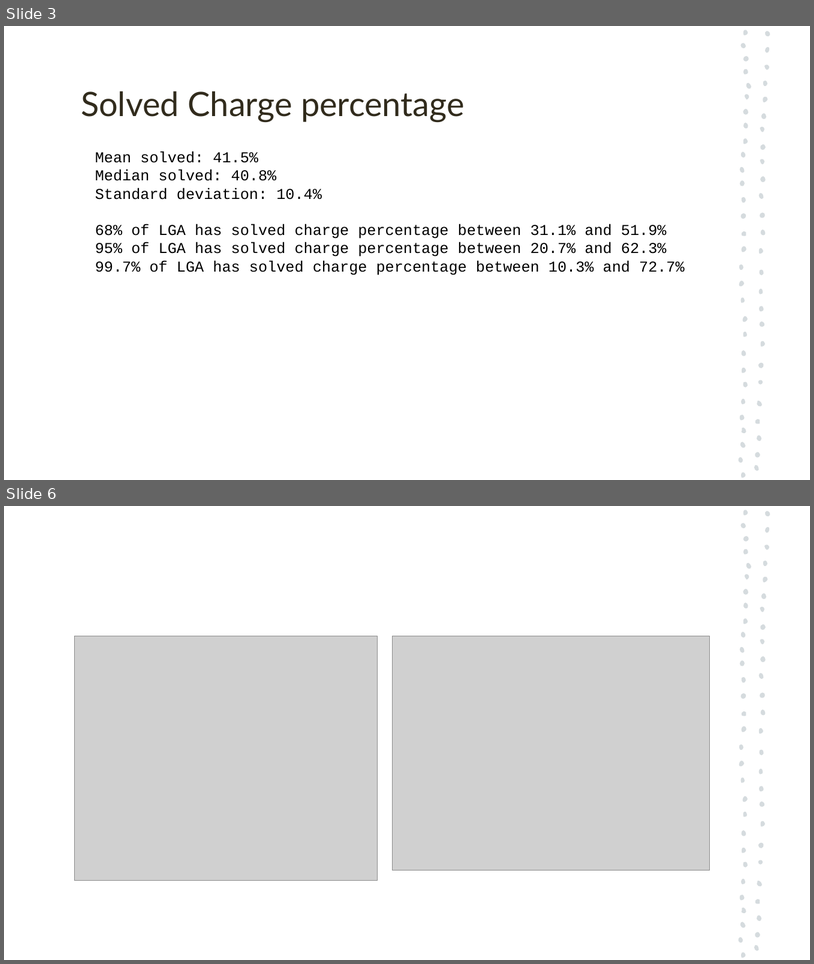
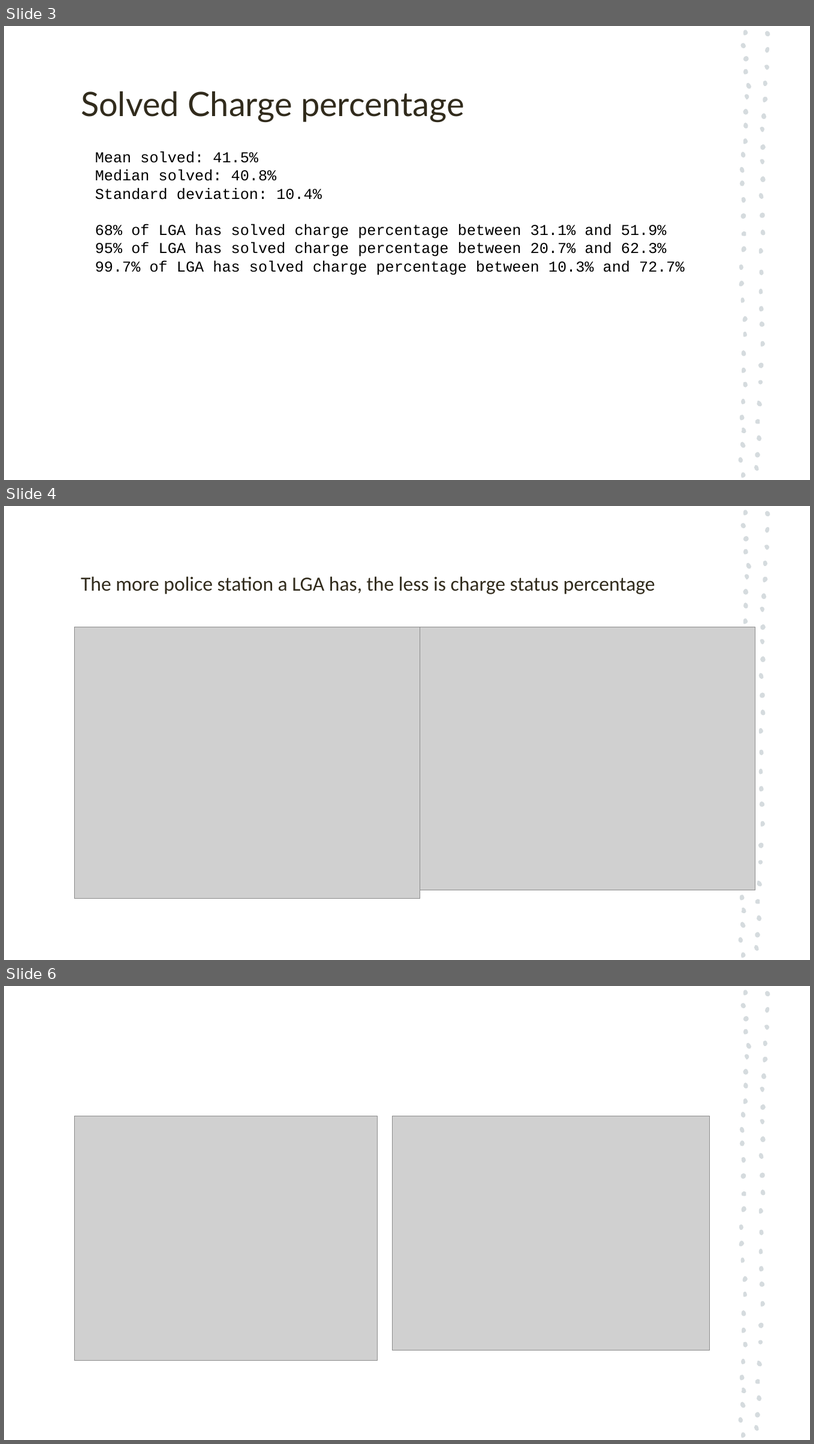
Before and after one commit to antoinetteboyle/Project-1, a slide deck: Crime_Victoria_PowerPoint_Presentation_temporary_Kelvin.pptx. Shown one above the other, each under a label of ours: slides 3 and 6 before the commit, slides 3, 4 and 6 after it; the slides between them are not shown. The pictures are 814x964 and 814x1444 pixels, drawn with LibreOffice and Linux fonts; fonts in the diff are those of the drawing; grey boxes stand for pictures. Boxes give left, top, right and bottom in pixels: in the first picture for what was removed or moved away, otherwise in the second. Text is boxed around its words. In the diff, an @@ line names an element or a change of style, - is before the commit and + after.

```diff
--- a/Crime_Victoria_PowerPoint_Presentation_temporary_Kelvin.pptx
+++ b/Crime_Victoria_PowerPoint_Presentation_temporary_Kelvin.pptx
@@ slide 4 added at (x1=4, y1=506, x2=810, y2=960), background #FFFFFF; not listed: 41 template elements that a slide beside it also shows @@
@@ title added at (x1=81, y1=576, x2=656, y2=594), 24 pt, text #312B1C @@
+The more police station a LGA has, the less is charge status percentage
@@ picture added at (x1=75, y1=627, x2=420, y2=898) @@
@@ picture added at (x1=420, y1=627, x2=756, y2=890) @@
```
Also in this commit, not shown: 1 other slide added, 2 slides removed, 2 other files.
